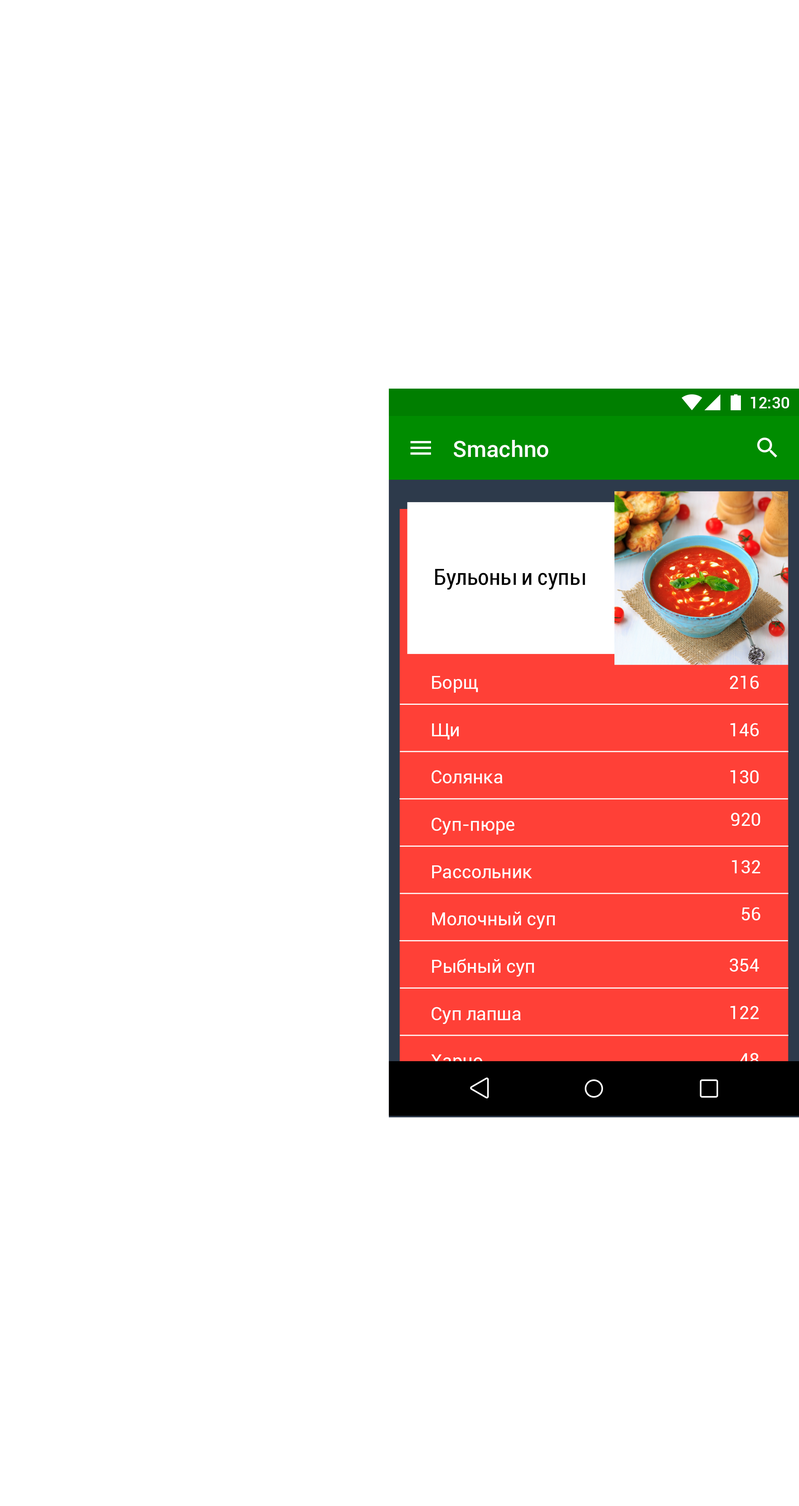
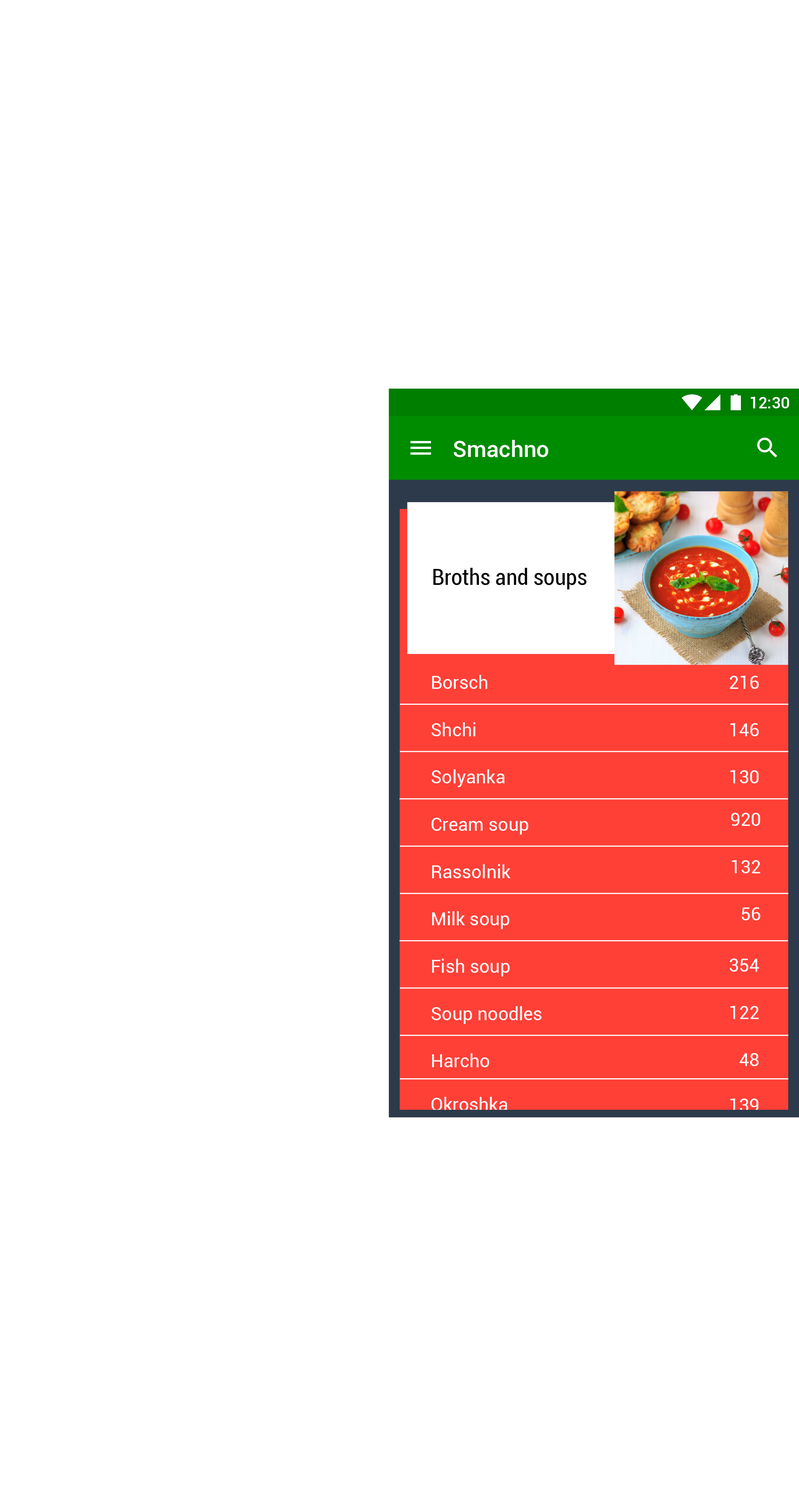
Before/after of a 799px x 1506px layered artwork. What changed in the layer stack:
hid group "<Group>" (1st of 3, in "smachno_categories") (4 layers) over [388, 1061, 799, 1117]
added group "Group 1" with 2 layers in group "smachno_categories" over [431, 1097, 759, 1113]
added layer "48" (1st of 2, in "smachno_categories" › "Group 1") in group "Group 1" over [730, 1098, 759, 1113]
added layer "Харчо" (1st of 2, in "smachno_categories" › "Group 1") in group "Group 1" over [431, 1097, 508, 1112]
painted on "Харчо" (2nd of 2, in "smachno_categories") over [430, 1053, 489, 1072]
painted on "Суп лапша" over [431, 1006, 542, 1025]
painted on "Рыбный суп" over [433, 959, 534, 977]
painted on "Молочный суп" over [447, 911, 555, 930]
painted on "Рассольник" over [433, 864, 532, 879]
painted on "Суп-пюре" over [441, 821, 529, 835]
painted on "Солянка" over [431, 769, 505, 788]
painted on "Щи" over [431, 722, 476, 740]
painted on "Борщ" over [431, 675, 488, 693]
painted on "Бульоны и супы" over [433, 567, 587, 590]
